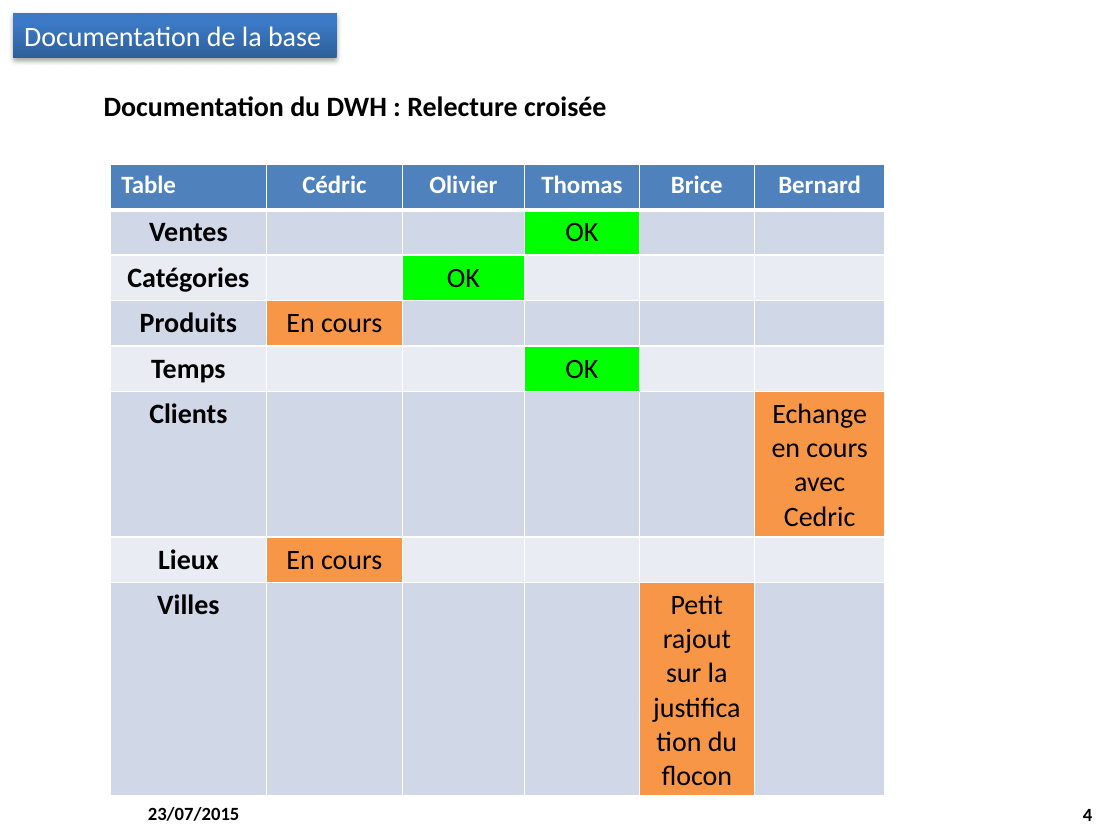
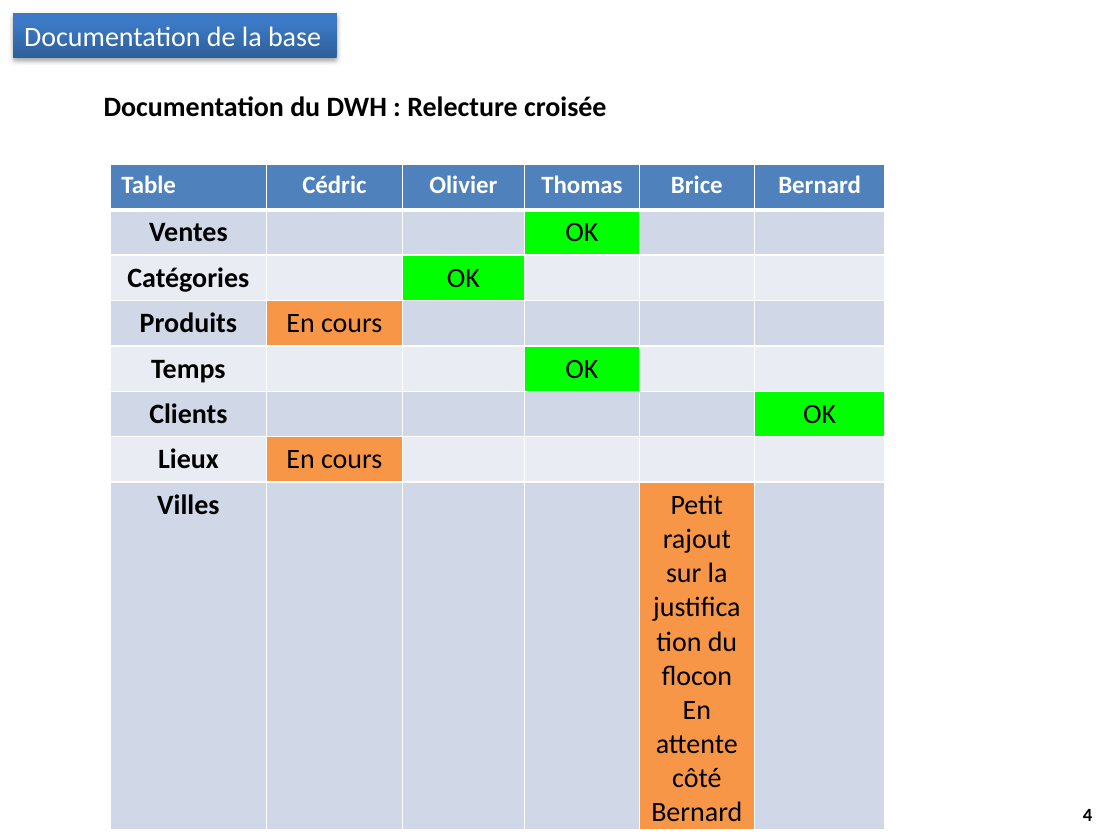
Before and after one commit to M2SIID-ODE/Projet_ODE, a slide deck: slide 4 of Documentation/4 - Suivi projet/Point_Equipe_2015-07-23.pptx. Drawn at 1120x840 pixels with LibreOffice and Linux fonts; fonts in the diff are those of the drawing; background and template pictures are left out. Boxes give left, top, right and bottom in pixels: in the first picture for what was removed or moved away, otherwise in the second. Text is boxed around its words. In the diff, an @@ line names an element or a change of style, - is before the commit and + after.

```diff
--- a/Documentation/4 - Suivi projet/Point_Equipe_2015-07-23.pptx
+++ b/Documentation/4 - Suivi projet/Point_Equipe_2015-07-23.pptx
@@ table at (110,165,885,830) @@
-row 6, column 6: Echange en cours avec Cedric
+row 6, column 6: OK
-row 8, column 5: Petit rajout sur la justification du flocon
+row 8, column 5: Petit rajout sur la justification du flocon / En attente côté Bernard
@@ fill #F79646 to #00FF00 in row 6, column 6 @@
```
Also in this commit, not shown: 5 other slides changed.
